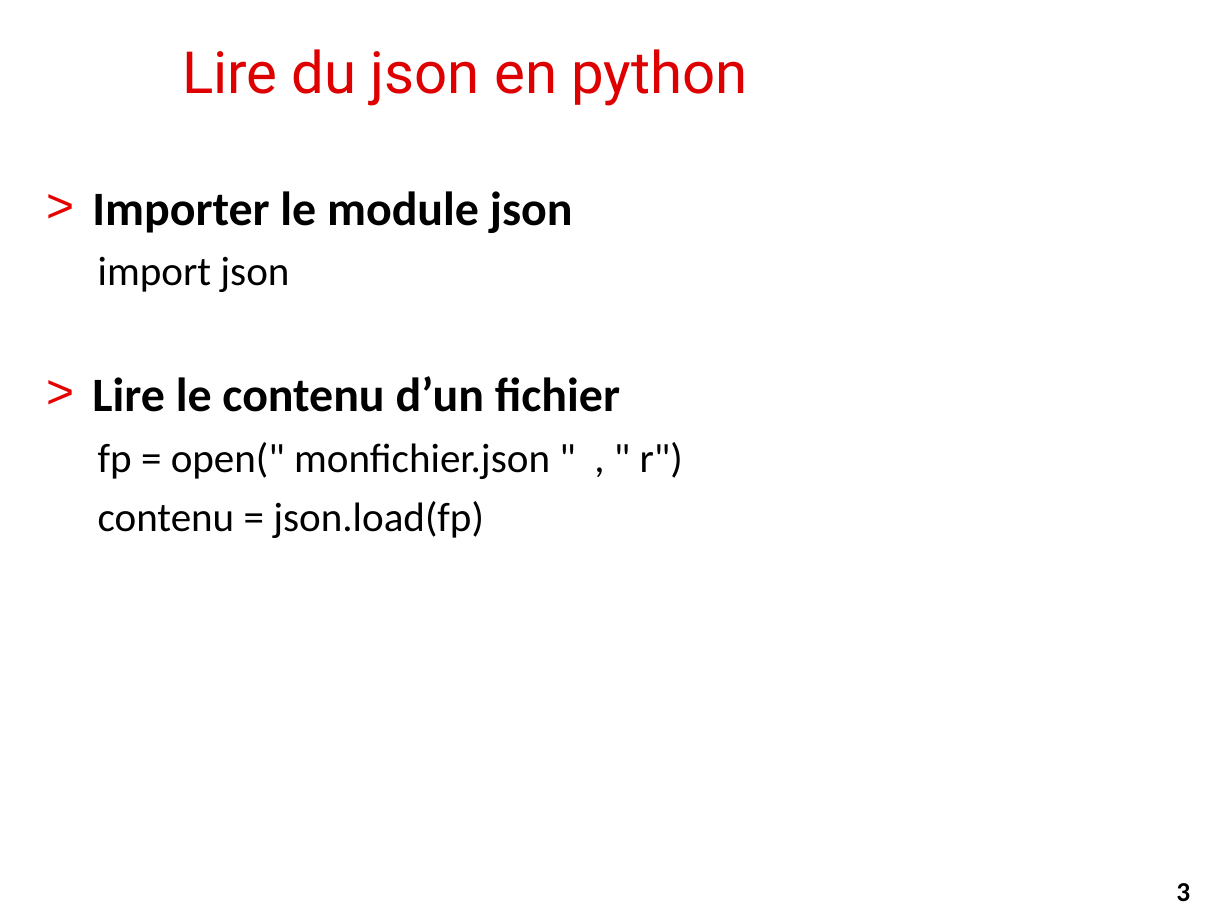
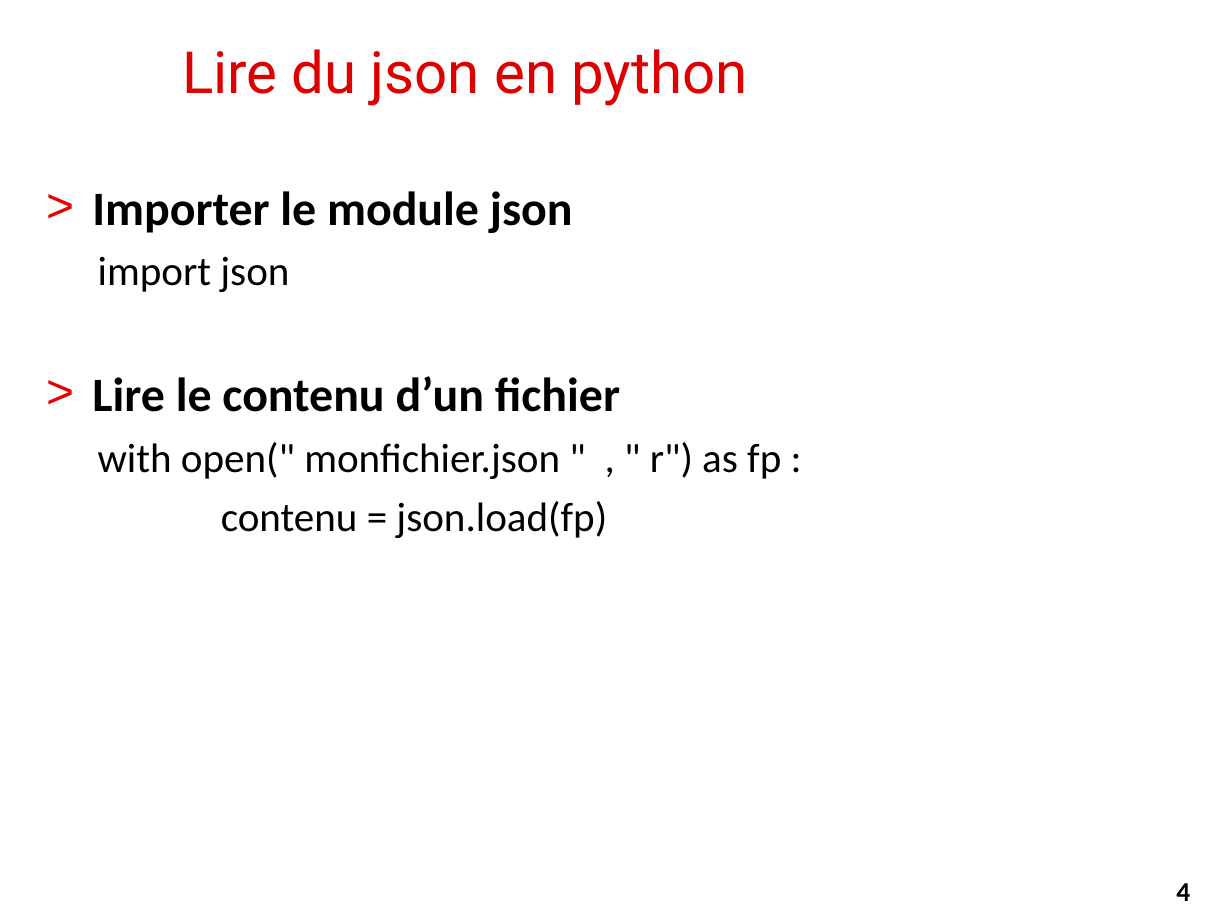
Before and after one commit to alemaitr/python_opendata_l2, a slide deck: slide 4 of cours1.pptx (slide 3 before the commit). Drawn at 1232x924 pixels with LibreOffice and Linux fonts; fonts in the diff are those of the drawing; background and template pictures are left out. Boxes give left, top, right and bottom in pixels: in the first picture for what was removed or moved away, otherwise in the second. Text is boxed around its words. In the diff, an @@ line names an element or a change of style, - is before the commit and + after.

```diff
--- a/cours1.pptx
+++ b/cours1.pptx
@@ text at (x1=98, y1=442, x2=781, y2=479): text changed @@
-  fp = open(" monfichier.json " , " r")
+  with open(" monfichier.json " , " r") as fp :
@@ page number at (x1=1176, y1=883, x2=1190, y2=901): text changed @@
-3
+4
```
Also in this commit, not shown: 1 other slide changed, 1 slide added, 3 other files.
